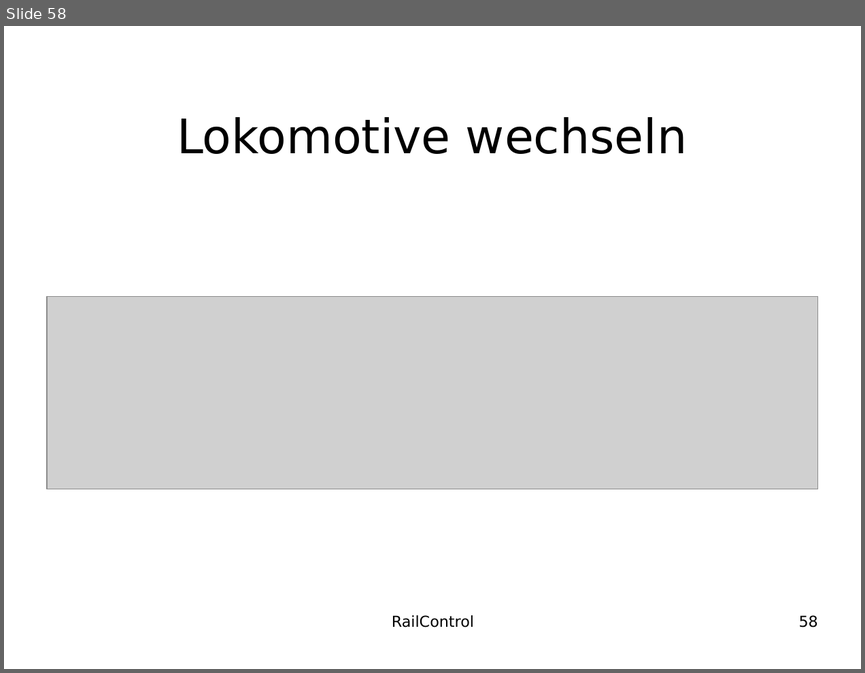
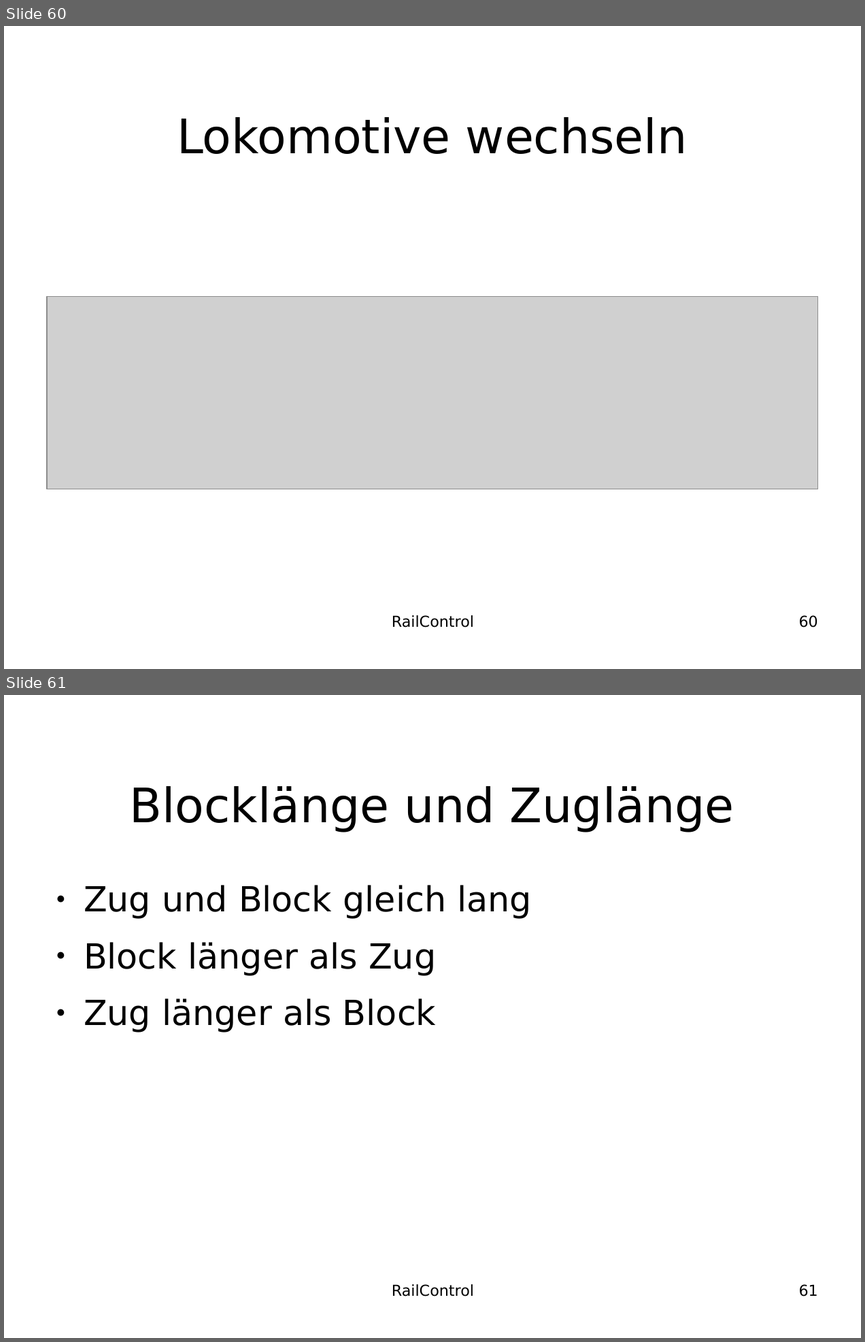
Before and after one commit to teddych/railcontrol, a slide deck: MAS/MAS_Thesis.odp. Shown one above the other, each under a label of ours: slide 58 before the commit, slides 60 and 61 after it. The pictures are 865x673 and 865x1342 pixels, drawn with LibreOffice and Linux fonts; fonts in the diff are those of the drawing; grey boxes stand for pictures; background and template pictures are left out. Boxes give left, top, right and bottom in pixels: in the first picture for what was removed or moved away, otherwise in the second. Text is boxed around its words. In the diff, an @@ line names an element or a change of style, - is before the commit and + after.

```diff
--- a/MAS/MAS_Thesis.odp
+++ b/MAS/MAS_Thesis.odp
@@ slide 61 added at [4,695,861,1338], background #FFFFFF @@
@@ title added at [129,786,734,832], 44 pt, text #000000 @@
+Blocklänge und Zuglänge
@@ text added at [84,885,532,1032], 32 pt, text #000000 @@
+● Zug und Block gleich lang
+● Block länger als Zug
+● Zug länger als Block
@@ text added at [392,1284,474,1296], 14 pt, text #000000 @@
+RailControl
@@ page number added at [799,1284,818,1296], 14 pt, text #000000 @@
+61
@@ what was slide 58 is now slide 60 @@
@@ page number at [799,615,818,627]: text changed @@
-58
+60
```
Also in this commit, not shown: 1 slide changed, 16 other slides added, 2 slides removed.
